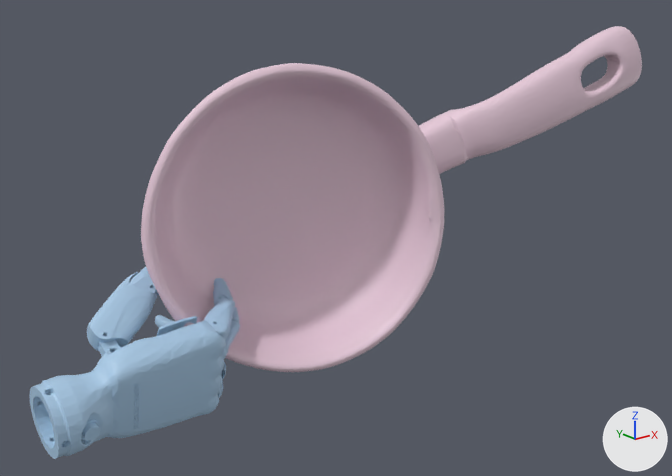
Renders of the glTF model static/data/grasp/inspire/pan/0.glb from each side of a commit.
Both versions are drawn from a 50 mm camera at (-0.456, -0.565, 0.188) aimed at (0.001, 0.007, -0.041). Arrows for +X, +Y and +Z are at lower right; the lights stay in place. Where no turn or scale is listed for an object, it has been applied to the vertices.

Objects in the first picture: 'geometry_0', 'obj_mesh_grasp_25.obj'.
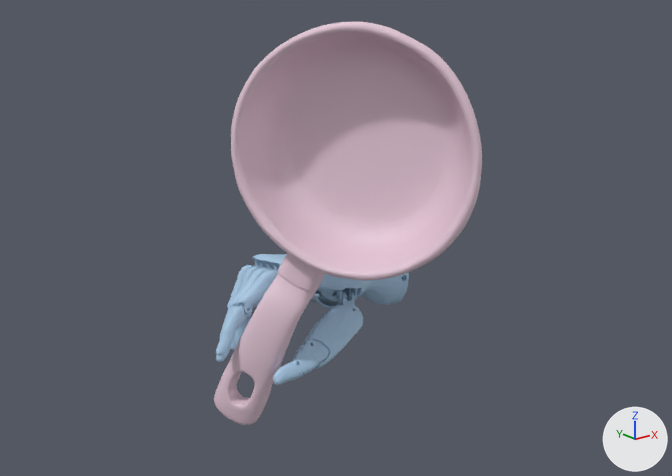
The change, as a diff of the scene's bpy script:
```diff
--- a/static/data/grasp/inspire/pan/0.glb.py
+++ b/static/data/grasp/inspire/pan/0.glb.py
@@ me_geometry_0 @@
 # used by ob_geometry_0; location = (0.0, 0.0, 0.0)
-me_geometry_0.from_pydata(...)  # 43306 vertices, 86609 faces; spans x -0.256..-0.068, y -0.019..0.087, z -0.159..-0.044
+me_geometry_0.from_pydata(...)  # 43306 vertices, 86609 faces; spans x -0.084..0.119, y 0.013..0.128, z -0.171..-0.071
+# me_geometry_0 part 1: the loose piece of 1219 vertices spanning x -0.202..-0.128, y 0.007..0.042, z -0.154..-0.076 is multiplied about its middle by the matrix ((-0.94, -0.106, -0.324), (0.316, 0.088, -0.945), (0.129, -0.99, -0.05)), then moved by (0.188, 0.051, -0.001)
+# me_geometry_0 part 2: the loose piece of 10437 vertices spanning x -0.256..-0.113, y -0.019..0.036, z -0.159..-0.078 is multiplied about its middle by the matrix ((-0.94, -0.106, -0.324), (0.316, 0.088, -0.945), (0.129, -0.99, -0.05)), then moved by (0.228, 0.062, 0.016)
+# me_geometry_0 part 3: 30256 of 43306 vertices moved; they spanned x -0.204..-0.068, y -0.016..0.087, z -0.153..-0.044 and now span x -0.084..0.052, y 0.013..0.126, z -0.171..-0.073; mean shift (0.078, 0.048, -0.015); largest move (-0.182, 0.002, -0.151) -> (0.052, 0.103, -0.094)
 me_geometry_0.materials.append(mat_defaultmaterial)
@@ me_obj_mesh_grasp_15_obj @@
+me_obj_mesh_grasp_15_obj.from_pydata(...)  # 15000 vertices, 30000 faces; spans x -0.072..0.067, y -0.113..0.096, z -0.219..0.135
+me_obj_mesh_grasp_15_obj.materials.append(mat_defaultmaterial_001)
@@ ob_obj_mesh_grasp_25_obj @@
-ob_obj_mesh_grasp_25_obj = bpy.data.objects.new('obj_mesh_grasp_25.obj', me_obj_mesh_grasp_25_obj)
-ob_obj_mesh_grasp_25_obj.location = (0.0, 0.0, 0.0)
@@ ob_obj_mesh_grasp_15_obj @@
+ob_obj_mesh_grasp_15_obj = bpy.data.objects.new('obj_mesh_grasp_15.obj', me_obj_mesh_grasp_15_obj)
+ob_obj_mesh_grasp_15_obj.location = (0.0, 0.0, 0.0)
```

Pixel boxes (x1, y1, x2, y2) of what changed, in the pictures (672 x 476 px; the box of a moved part takes in the faces that stretch with it):
'obj_mesh_grasp_25.obj', deleted
    before: (141, 26, 642, 372)
'obj_mesh_grasp_15.obj', added
    after: (214, 22, 482, 425)
'geometry_0', reshaped (8% narrower, 32% shorter)
    before: (29, 267, 240, 459)
    after: (216, 254, 409, 385)
part 1 of me_geometry_0, moved or reshaped
    before: (157, 316, 197, 336)
    after: (310, 294, 338, 308)
part 2 of me_geometry_0, moved or reshaped
    before: (29, 321, 226, 459)
    after: (248, 254, 409, 305)
part 3 of me_geometry_0, moved or reshaped
    before: (87, 267, 240, 398)
    after: (216, 265, 363, 385)
